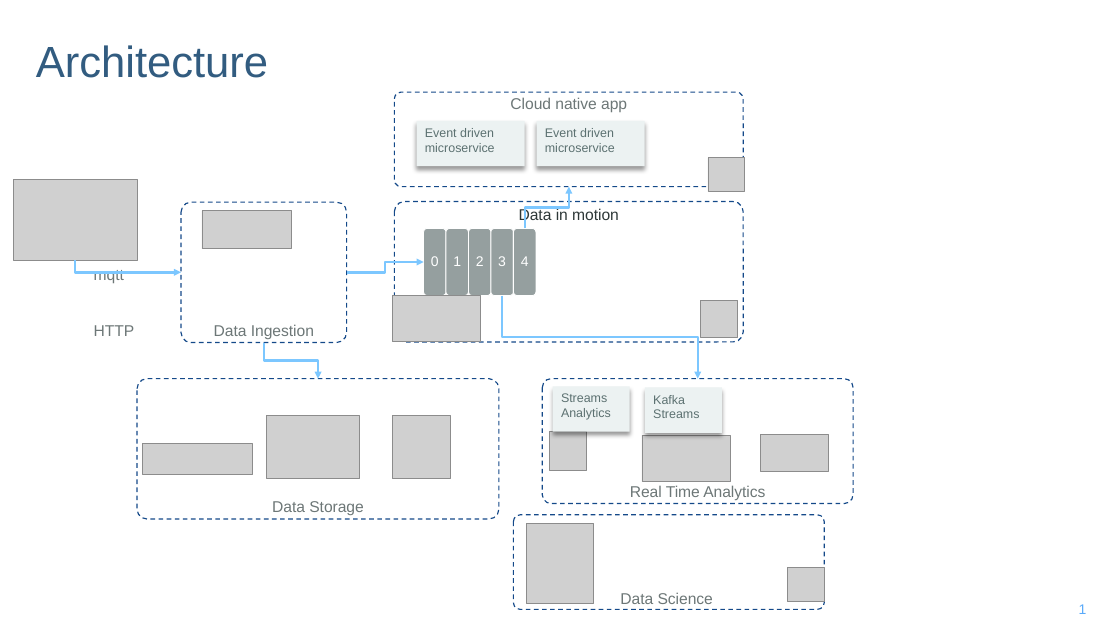
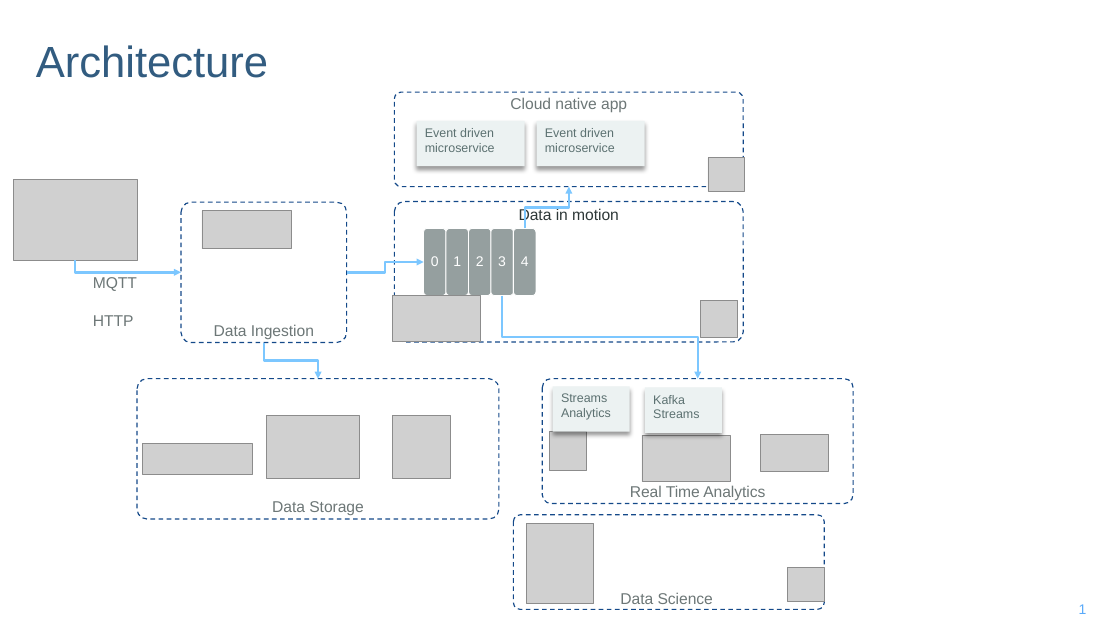
Before and after one commit to ibm-cloud-architecture/refarch-reefer-ml, a slide deck: slide 1 of docs/diagrams.pptx. Drawn at 1120x630 pixels with LibreOffice and Linux fonts; fonts in the diff are those of the drawing; grey boxes stand for pictures; background and template pictures are left out. Boxes give left, top, right and bottom in pixels: in the first picture for what was removed or moved away, otherwise in the second. Text is boxed around its words. In the diff, an @@ line names an element or a change of style, - is before the commit and + after.

```diff
--- a/docs/diagrams.pptx
+++ b/docs/diagrams.pptx
@@ text "MQTT" moved from (x1=94, y1=270, x2=135, y2=336) to (x1=93, y1=277, x2=137, y2=326) @@
@@ text at (x1=93, y1=277, x2=137, y2=291): text changed @@
-mqtt
+MQTT
```
Also in this commit, not shown: 1 other slide changed, 7 other files.
